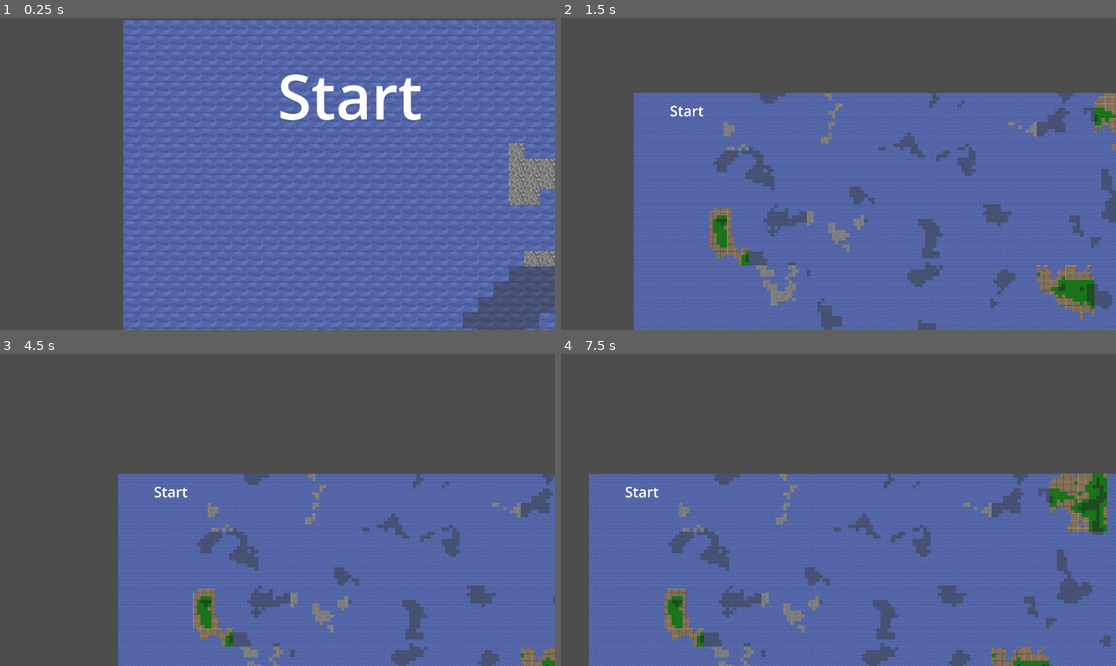
Above: before the commit, frames 1-4 (two rows, left to right).
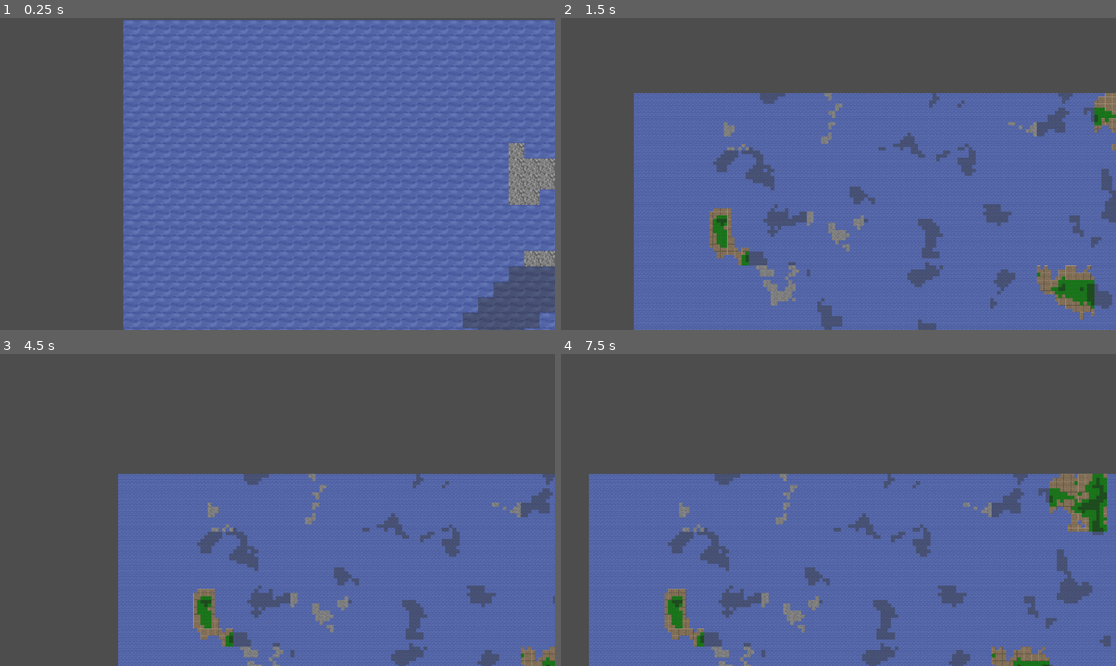
Above: after the commit, the same moments.

Repository: KN-Neuron/Neurogaming-wdrozenie-2026
Game: Godot game, scene res://main.tscn
The game is run twice, just before and just after one commit, with the same random seed, the same clock (stepped at 60 frames per second) and the same inputs. The project has no main scene, so this scene is started directly.
Inputs:
- Up to frame 1 (0.25 s): no input
- Up to frame 2 (1.5 s): tap Enter at 0.5 s; hold Right (ui_right) 0.53-1.28 s; hold E 0.53-1.28 s; hold Down (ui_down) from 1.28 s (still down); tap Q at 1.35 s
- Up to frame 3 (4.5 s): release Down (ui_down) at 2.03 s; hold Right (ui_right) 2.03-2.78 s; hold E 2.03-2.78 s; hold Up (ui_up) 2.78-3.53 s; tap Q at 2.85, 4.35 s; hold E 3.53-4.28 s; hold Left (ui_left) from 3.53 s (still down)
- Up to frame 4 (7.5 s): release Left (ui_left) at 5.03 s; hold Down (ui_down) 5.03-5.78 s; hold E 5.03-5.78 s; hold Right (ui_right) 5.78-6.53 s; tap Q at 5.85, 7.35 s; hold Up (ui_up) 6.53-7.28 s; hold E 6.53-7.28 s; hold Right (ui_right) from 7.28 s (still down)

The runs differ from the first frame. In frame 1, 1.4% of the frame differs, in the area x 50-76%, y 18-33%; in frame 2, 0.1%; in frame 3, 0.1%; in frame 4, 0.1%.

Commit message:
Add start and end port scenes to terrain generator and update scene references

Diff:
--- a/neuroship/World/Terrain/terrain_generator.gd
+++ b/neuroship/World/Terrain/terrain_generator.gd
@@ -1,7 +1,13 @@
 extends Node2D
 
+@export_group("Debug")
 @export var debug_mode: bool = false
 
+@export_group("Structures")
+@export var start_port_scene: PackedScene
+@export var end_port_scene: PackedScene
+
+@export_group("Path")
 @export var start_pos_tiles: Vector2 = Vector2(10, 10)
 @export var end_pos_tiles: Vector2 = Vector2(300, 300)
 @export var path_width_tiles: float = 15.0
@@ -11,18 +17,18 @@
 var _river_bounds: Rect2
 var _segment_bounds: Array[Rect2]
 
+@export_group("Chunk Generation")
 @export var chunk_size_pixels: Vector2 = Vector2(512, 512)
-
 @export var grid_width: int = 50
 @export var grid_height: int = 50
-
 @export var tiles_per_chunk: int = 16
 
-@export var biomes: Array[BiomeData] = []
-
+@export_group("Biomes")
+@export var biomes: Array[BiomeData]
+
+@export_group("World Generation")
 @export var use_random_seed: bool = true
 @export var world_seed: int = 0
-
 @export var noise_frequency: float = 0.05
 
 var _noise: FastNoiseLite
@@ -46,9 +52,11 @@
 
 	generate_chunk_map()
 
+	_spawn_structures()
+
 	if debug_mode:
-		_create_debug_marker(start_pos_tiles, "Start", Color.GREEN)
-		_create_debug_marker(end_pos_tiles, "End", Color.RED)
+		# _create_debug_marker(start_pos_tiles, "Start", Color.GREEN)
+		# _create_debug_marker(end_pos_tiles, "End", Color.RED)
 
 		var tile_size: float = chunk_size_pixels.x / float(tiles_per_chunk)
 		$Camera2D.position = start_pos_tiles * tile_size
@@ -178,3 +186,16 @@
 	marker.add_child(label)
 
 	add_child(marker)
+
+func _spawn_structures() -> void:
+	var tile_size: float = chunk_size_pixels.x / float(tiles_per_chunk)
+
+	if start_port_scene:
+		var start_port = start_port_scene.instantiate() as Node2D
+		start_port.position = start_pos_tiles * tile_size
+		add_child(start_port)
+
+	if end_port_scene:
+		var end_port = end_port_scene.instantiate() as Node2D
+		end_port.position = end_pos_tiles * tile_size
+		add_child(end_port)
--- a/neuroship/World/Terrain/terrain_generator.tscn
+++ b/neuroship/World/Terrain/terrain_generator.tscn
@@ -1,7 +1,9 @@
 [gd_scene format=3 uid="uid://bxbx753p44ymo"]
 
 [ext_resource type="Script" uid="uid://bplgrp3pkafrj" path="res://World/Terrain/terrain_generator.gd" id="1_yh308"]
+[ext_resource type="PackedScene" uid="uid://dym5t4pdl3u6p" path="res://World/Terrain/Structures/start_port.tscn" id="2_6vbfo"]
 [ext_resource type="Script" uid="uid://cjs1ldj1eg60d" path="res://World/Terrain/biome_data.gd" id="2_hsgs1"]
+[ext_resource type="PackedScene" uid="uid://mtn6eun8a2vn" path="res://World/Terrain/Structures/end_port.tscn" id="3_cgc3n"]
 [ext_resource type="Resource" uid="uid://bnixigvx40wbn" path="res://World/Terrain/Biomes/biome_sea.tres" id="3_rmhb2"]
 [ext_resource type="Resource" uid="uid://dy0drbris03os" path="res://World/Terrain/Biomes/biome_island.tres" id="4_svws0"]
 [ext_resource type="Resource" uid="uid://xrhcncu8q1tx" path="res://World/Terrain/Biomes/biome_rocks.tres" id="5_m31hp"]
@@ -10,6 +12,8 @@
 [node name="TerrainGenerator" type="Node2D" unique_id=1720604078]
 script = ExtResource("1_yh308")
 debug_mode = true
+start_port_scene = ExtResource("2_6vbfo")
+end_port_scene = ExtResource("3_cgc3n")
 biomes = Array[ExtResource("2_hsgs1")]([ExtResource("3_rmhb2"), ExtResource("4_svws0"), ExtResource("5_m31hp")])
 
 [node name="Camera2D" type="Camera2D" parent="." unique_id=1682407626]
